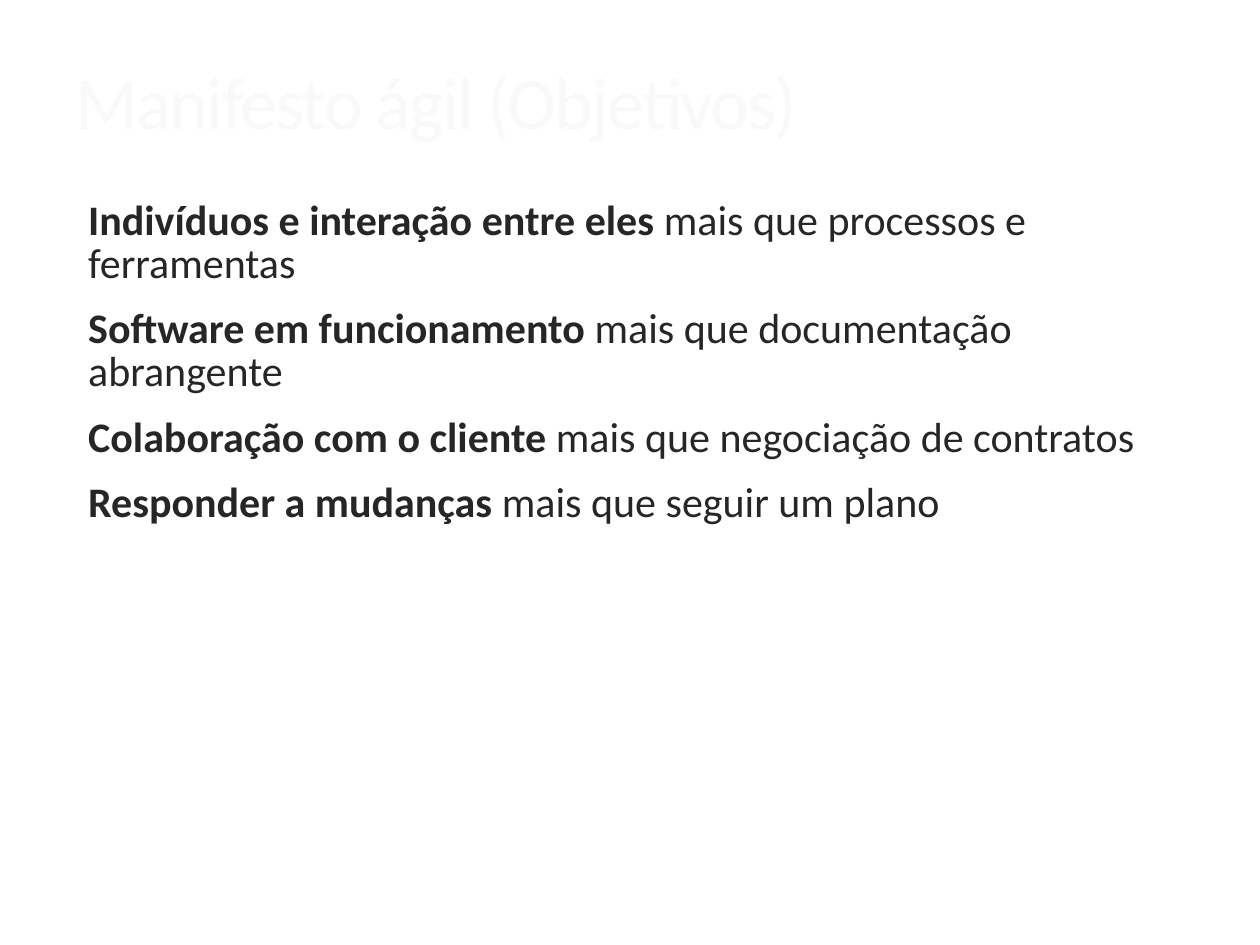
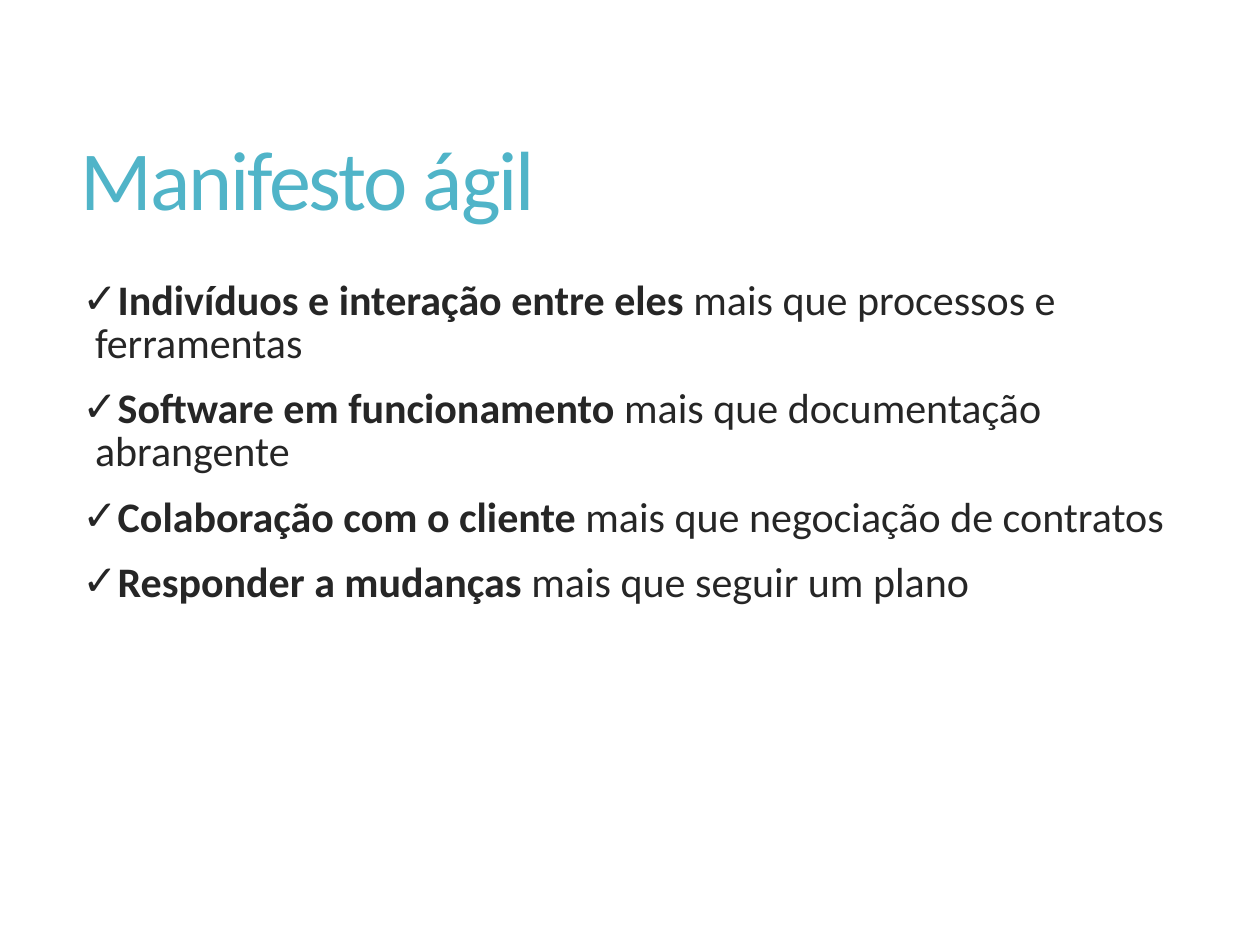
Before and after one commit to Elton-Garbin/TCC-2016, a slide deck: slide 11 of StartIdea/StartIdea.Docs/Apresentacao.pptx (slide 12 before the commit). Drawn at 1260x945 pixels with LibreOffice and Linux fonts; fonts in the diff are those of the drawing. Boxes give left, top, right and bottom in pixels: in the first picture for what was removed or moved away, otherwise in the second. Text is boxed around its words. In the diff, an @@ line names an element or a change of style, - is before the commit and + after.

```diff
--- a/StartIdea/StartIdea.Docs/Apresentacao.pptx
+++ b/StartIdea/StartIdea.Docs/Apresentacao.pptx
@@ title added at <box>81,151,535,225</box>, 48 pt, text #50B4C8 @@
+Manifesto ágil
@@ text "Indivíduos e interação entre eles ...": place and size @@
-text "Indivíduos e interação entre eles ..." at <box>88,205,1134,525</box>
+text "Indivíduos e interação entre eles ..." at <box>95,285,1164,605</box>
@@ text "Indivíduos e interação entre eles ..." at <box>95,285,1164,605</box>: bullet   to ✓ @@
```
Also in this commit, not shown: 5 other slides changed, 8 slides added, 6 slides removed.
